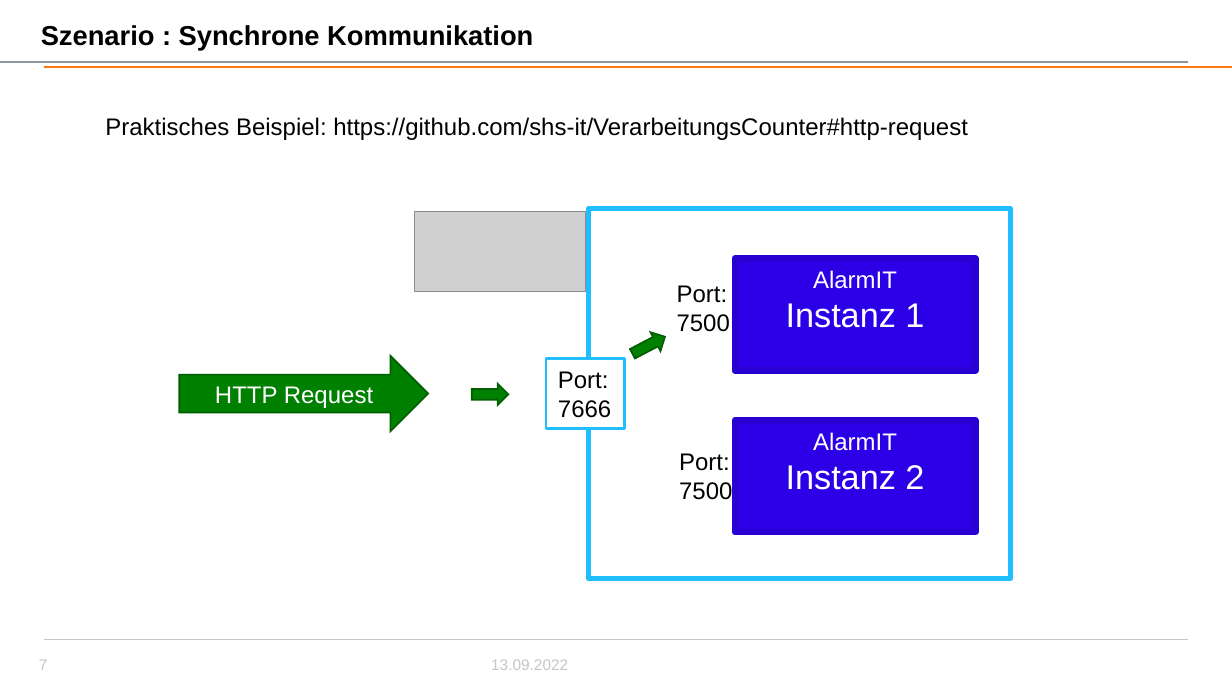
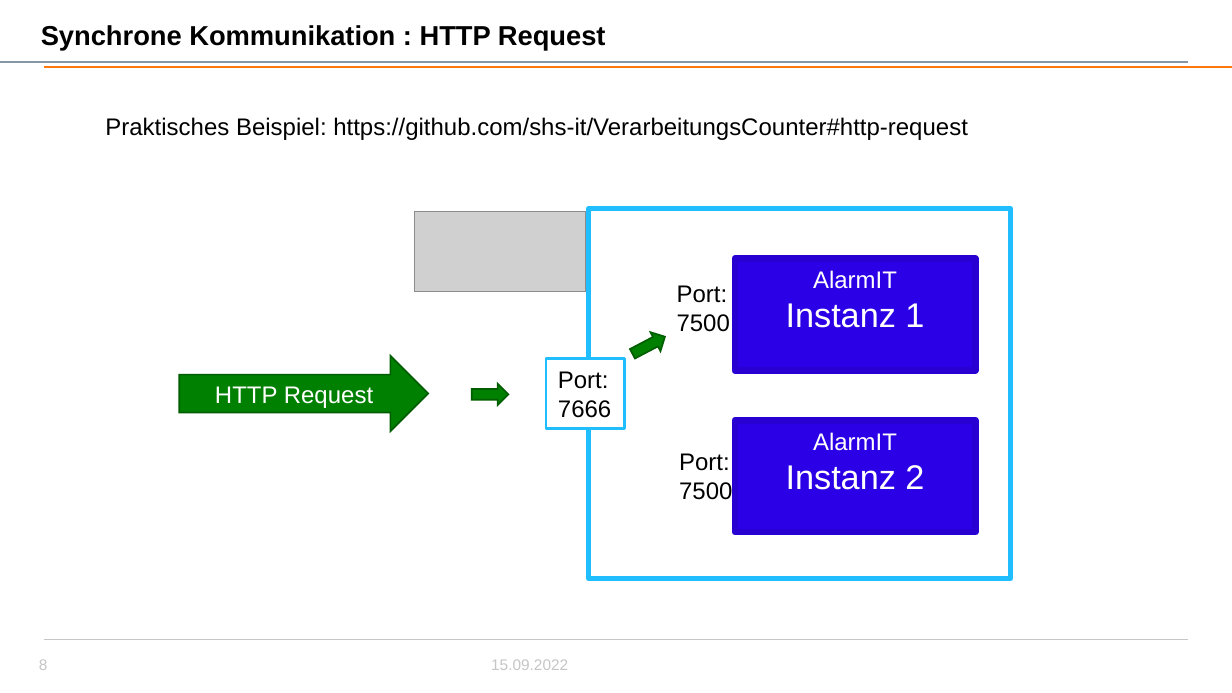
Before and after one commit to JeremiePlanta/testtest, a slide deck: slide 8 of KommunikationVerteilteSysteme.pptx (slide 7 before the commit). Drawn at 1232x693 pixels with LibreOffice and Linux fonts; fonts in the diff are those of the drawing; grey boxes stand for pictures; background and template pictures are left out. Boxes give left, top, right and bottom in pixels: in the first picture for what was removed or moved away, otherwise in the second. Text is boxed around its words. In the diff, an @@ line names an element or a change of style, - is before the commit and + after.

```diff
--- a/KommunikationVerteilteSysteme.pptx
+++ b/KommunikationVerteilteSysteme.pptx
@@ title at (41, 25, 606, 51): text changed @@
-Szenario : Synchrone Kommunikation
+Synchrone Kommunikation : HTTP Request
@@ text at (491, 659, 568, 670): text changed @@
-13.09.2022
+15.09.2022
@@ page number at (39, 660, 48, 670): text changed @@
-7
+8
```
Also in this commit, not shown: 10 other slides changed, 2 slides added, 1 slide removed.
